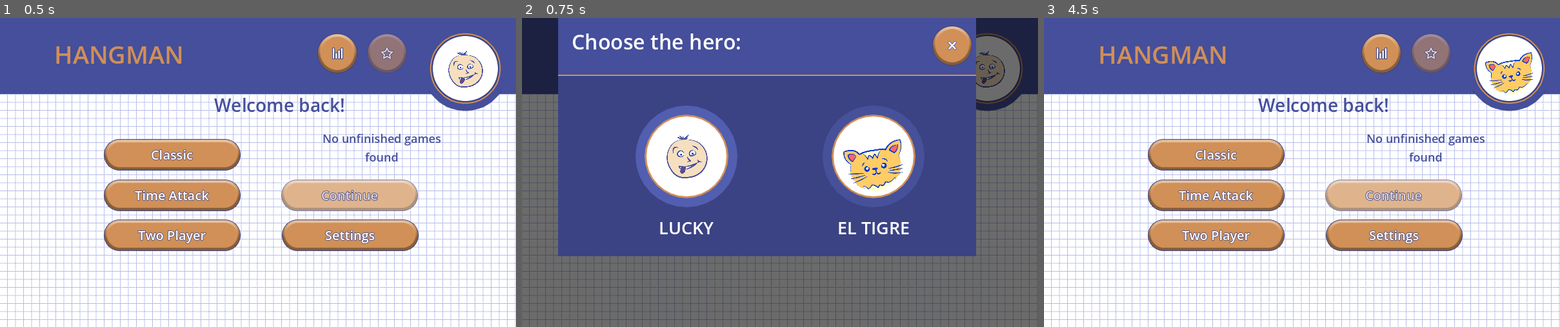
Above: before the commit, frames 1-3 (left to right).
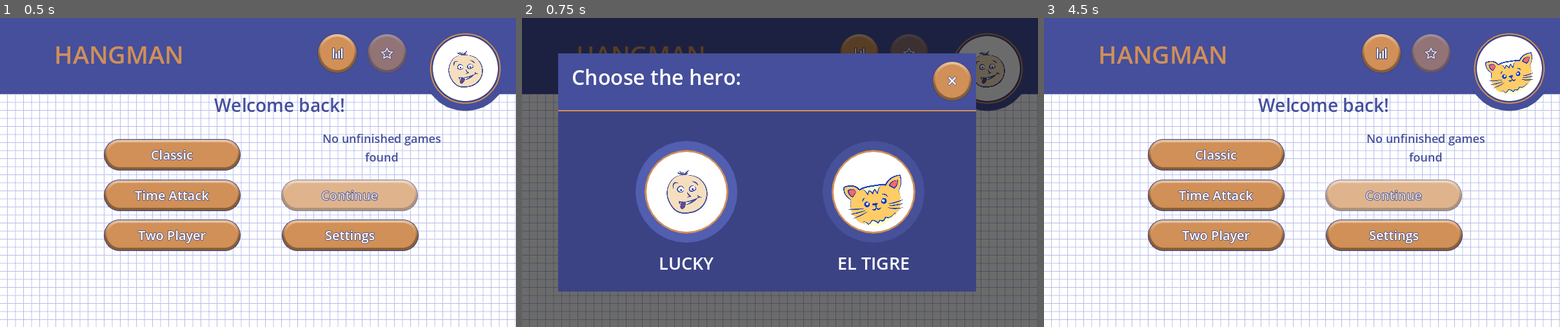
Above: after the commit, the same moments.

Repository: trinarr/hangman20_godot
Game: Godot game, scene res://scenes/Main.tscn
Same seed, same stepped clock (60 frames per second), same inputs: the game is played once before the commit and once after it.
Inputs (mouse positions are in pixels of both pictures, inside the frame that each line leads up to):
- Up to frame 1 (0.5 s): no input
- Up to frame 2 (0.75 s): click (986, 70) at 0.5 s
- Up to frame 3 (4.5 s): click (1209, 172) at 1.27 s; click (1508, 70) at 2 s; click (1209, 206) at 2.77 s; click (1508, 70) at 3.5 s; click (1394, 172) at 4.27 s

Frame 1 is identical in both runs. In frame 2, 32% of the frame differs, in the area x 7-88%, y 0-89%; in frame 3, nothing differs.

Commit message:
Полишинг фичей

Diff:
--- a/localization/translations.csv
+++ b/localization/translations.csv
@@ -38,7 +38,7 @@
 HINTS_LABEL,Подсказки:,Hints:
 RESULT_VICTORY,ПОБЕДА,VICTORY
 RESULT_DEFEAT,ПОРАЖЕНИЕ,DEFEAT
-RESULT_END,КОНЕЦ,THE END
+RESULT_END,КОНЕЦ ИГРЫ,GAME OVER
 UNAVAILABLE,НЕДОСТУПНО,UNAVAILABLE
 INPUT_WORD,Введите слово,Input the word
 VICTORIES,Побед,Victories
@@ -103,3 +103,4 @@
 CONTINUE_TWO_PLAYER,"Доиграть в режиме
 «Два игрока»","Continue in
 Two Player mode"
+FINAL_SCORE,Итоговые очки:,Final score:
--- a/scripts/core/game_session.gd
+++ b/scripts/core/game_session.gd
@@ -314,13 +314,18 @@
 	GameState.save_game()
 	return result
 
-func finish_time_attack_timeout() -> Dictionary:
+func finish_time_attack_timeout(timed_out: bool = true) -> Dictionary:
+	var final_score: int = int(GameState.current_score)
 	var result := {
-		"title": Database.tr_text(39, "THE END"),
-		"lines": [Database.tr_text(51, "Time's up!")]
+		"title": Database.tr_text(39, "GAME OVER"),
+		"lines": [],
+		"time_attack_finished": true,
+		"final_score": final_score
 	}
-	if int(GameState.current_score) > int(GameState.records[2][2]):
-		GameState.records[2][2] = int(GameState.current_score)
+	if timed_out:
+		result["lines"].append(Database.tr_text(51, "Time's up!"))
+	if final_score > int(GameState.records[2][2]):
+		GameState.records[2][2] = final_score
 		result["lines"].append(Database.tr_text(64, "New record!"))
 	GameState.records[2][0] = 0
 	GameState.time_attack_round = 1
--- a/scripts/main.gd
+++ b/scripts/main.gd
@@ -16,6 +16,7 @@
 const FLASH_STAGE_TEXTURE_SCRIPT: GDScript = preload("res://scripts/ui/flash_stage_texture.gd")
 const FLASH_STAGE_HORIZONTAL_FILL_SCRIPT: GDScript = preload("res://scripts/ui/flash_stage_horizontal_fill.gd")
 const FLASH_STAGE_TEXTURE_FILL_SCRIPT: GDScript = preload("res://scripts/ui/flash_stage_texture_fill.gd")
+const POPUP_STAGE_CENTER_SCRIPT: GDScript = preload("res://scripts/ui/popup_stage_center.gd")
 
 const MAIN_BUTTON_NORMAL: Texture2D = preload("res://flash_assets/user_main_button_21.png")
 const MAIN_BUTTON_PRESSED: Texture2D = preload("res://flash_assets/user_main_button_23.png")
@@ -182,6 +183,15 @@
 	content.add_child(blocker)
 	blocker.set_anchors_and_offsets_preset(Control.PRESET_FULL_RECT)
 
+func _center_popup_content(popup_root: Control, popup_top: float, popup_bottom: float) -> Control:
+	var centered_content: Control = POPUP_STAGE_CENTER_SCRIPT.new() as Control
+	centered_content.name = "CenteredPopupStage"
+	centered_content.mouse_filter = Control.MOUSE_FILTER_PASS
+	centered_content.set("popup_top", popup_top)
+	centered_content.set("popup_bottom", popup_bottom)
+	popup_root.add_child(centered_content)
+	return centered_content
+
 func _stage_texture_button(rect: Rect2, callable: Callable, normal_texture: Texture2D, pressed_texture: Texture2D, text: String = "", font_size: int = 20, disabled: bool = false, disabled_texture: Texture2D = null, disabled_overlay_alpha: float = 0.32) -> Control:
 	var button: Control = FLASH_STAGE_TEXTURE_BUTTON_SCRIPT.new() as Control
 	button.mouse_filter = Control.MOUSE_FILTER_STOP
@@ -391,6 +401,7 @@
 	content = popup_root
 
 	_add_fullscreen_modal_backdrop(Callable(self, "_remove_character_select_popup"))
+	content = _center_popup_content(popup_root, 0.0, 370.0)
 
 	var popup_x: float = 56.0
 	var popup_width: float = 648.0
@@ -473,6 +484,7 @@
 	content = popup_root
 
 	_add_fullscreen_modal_backdrop(Callable(self, "_remove_settings_popup"))
+	content = _center_popup_content(popup_root, 0.0, 370.0)
 
 	var popup_x: float = 56.0
 	var popup_width: float = 648.0
@@ -576,6 +588,7 @@
 	content = popup_root
 
 	_add_fullscreen_modal_backdrop(Callable(self, "_remove_about_popup"), 0.38)
+	content = _center_popup_content(popup_root, 0.0, 370.0)
 
 	var popup_x: float = 56.0
 	var popup_width: float = 648.0
@@ -759,6 +772,7 @@
 	content = popup_root
 
 	_add_fullscreen_modal_backdrop(Callable(self, "_remove_clear_theme_popup"))
+	content = _center_popup_content(popup_root, 92.0, 336.0)
 	var popup_x: float = 160.0
 	var popup_width: float = 480.0
 	var header := _stage_panel(Rect2(popup_x, 92.0, popup_width, 82.0), Color(0.2706, 0.3098, 0.6078, 1.0))
@@ -806,6 +820,7 @@
 	content = popup_root
 
 	_add_fullscreen_modal_backdrop(Callable(self, "_remove_difficulty_popup"))
+	content = _center_popup_content(popup_root, 0.0, 250.0)
 
 	var popup_x: float = 40.0
 	var popup_width: float = 720.0
@@ -927,6 +942,7 @@
 	content = popup_root
 
 	_add_fullscreen_modal_backdrop(Callable(self, "_remove_time_attack_popup"))
+	content = _center_popup_content(popup_root, 0.0, 340.0)
 
 	var popup_x: float = 70.0
 	var popup_width: float = 660.0
@@ -957,7 +973,7 @@
 	description_label.vertical_alignment = VERTICAL_ALIGNMENT_CENTER
 	description_label.clip_text = true
 
-	var record_text: String = tr("RECORD_LABEL") + " " + str(int(GameState.records[2][1]))
+	var record_text: String = tr("RECORD_LABEL") + " " + str(int(GameState.records[2][2]))
 	var record_label := _stage_label(Rect2(popup_x + 54.0, 275.0, 240.0, 38.0), record_text, 21, Color.WHITE, HORIZONTAL_ALIGNMENT_LEFT)
 	record_label.clip_text = false
 	_stage_main_button(Rect2(popup_x + 333.0, 276.0, MENU_BUTTON_SIZE.x, MENU_BUTTON_SIZE.y), Callable(self, "_start_time_attack_from_popup"), tr("START"), 20)
@@ -1211,6 +1227,7 @@
 	content = popup_root
 
 	_add_fullscreen_modal_backdrop(Callable(self, "_save_and_close_custom_comment_popup"))
+	content = _center_popup_content(popup_root, 40.0, 358.0)
 	var header := _stage_panel(Rect2(70.0, 40.0, 660.0, 82.0), Color(0.2706, 0.3098, 0.6078, 1.0))
 	header.mouse_filter = Control.MOUSE_FILTER_STOP
 	var body := _stage_panel(Rect2(70.0, 122.0, 660.0, 236.0), Color(0.2314, 0.2627, 0.5176, 1.0))
@@ -1403,9 +1420,12 @@
 
 func _game_header_action() -> void:
 	if GameState.current_mode == 1:
+		# The square button ends the whole Time Attack session immediately.
+		# This is different from losing a single word: the final result screen
+		# cannot be continued and shows the session's final score.
 		game_finished = true
 		last_result_is_win = false
-		last_result_data = GameSession.finish_time_attack_timeout()
+		last_result_data = GameSession.finish_time_attack_timeout(false)
 		game_timer.stop()
 		show_result_screen(false, last_result_data)
 	elif GameState.current_mode == 2:
@@ -1526,12 +1546,21 @@
 
 	hero_static_symbol = _stage_symbol(_hero_symbol_path(), Vector2(26.0, 324.0), _hero_animation_time(), HERO_MOV_IDLE_FRAME_TIME) as FlashStageSymbol
 
-	# The result title must never depend on an optional/empty value in `data`.
-	# Draw it in its own high z-index holder and disable clipping so the large
-	# Cyrillic glyphs are always visible, exactly like the original Flash text.
-	var title: String = Database.tr_text(37 if is_win else 38, "VICTORY" if is_win else "DEFEAT").strip_edges()
-	if title == "":
-		title = "VICTORY" if is_win else "DEFEAT"
+	# A completed Time Attack session has its own final result state. It is not
+	# a normal defeat and therefore uses "Game over" instead of "Defeat".
+	var time_attack_finished: bool = (
+		GameState.current_mode == 1
+		and bool(data.get("time_attack_finished", false))
+	)
+	var title: String
+	if time_attack_finished:
+		title = str(data.get("title", Database.tr_text(39, "GAME OVER"))).strip_edges()
+		if title == "":
+			title = Database.tr_text(39, "GAME OVER")
+	else:
+		title = Database.tr_text(37 if is_win else 38, "VICTORY" if is_win else "DEFEAT").strip_edges()
+		if title == "":
+			title = "VICTORY" if is_win else "DEFEAT"
 	var title_label := _stage_label(Rect2(365.0, 128.0, 365.0, 72.0), title, 42, Color(0.8157, 0.5647, 0.3412), HORIZONTAL_ALIGNMENT_CENTER)
 	title_label.clip_text = false
 	title_label.vertical_alignment = VERTICAL_ALIGNMENT_CENTER
@@ -1541,10 +1570,23 @@
 		title_holder.z_index = 30
 	_apply_result_text_glow(title_label, Color.WHITE, 3)
 
-	var result_message: String = _result_message(is_win, data)
-	var message_label := _stage_label(Rect2(395.0, 193.0, 307.0, 67.0), result_message, 21, Color(0.2706, 0.3098, 0.6078), HORIZONTAL_ALIGNMENT_CENTER)
-	message_label.vertical_alignment = VERTICAL_ALIGNMENT_TOP
-	_apply_result_text_glow(message_label, Color.WHITE, 2)
+	if time_attack_finished:
+		var final_score: int = int(data.get("final_score", GameState.current_score))
+		var final_score_text: String = Database.tr_key(&"FINAL_SCORE", "Final score:") + " " + str(final_score)
+		var final_score_label := _stage_label(Rect2(395.0, 198.0, 307.0, 38.0), final_score_text, 24, Color(0.2706, 0.3098, 0.6078), HORIZONTAL_ALIGNMENT_CENTER)
+		final_score_label.vertical_alignment = VERTICAL_ALIGNMENT_CENTER
+		_apply_result_text_glow(final_score_label, Color.WHITE, 2)
+
+		var final_details: String = _result_data_lines(data)
+		if final_details != "":
+			var details_label := _stage_label(Rect2(395.0, 241.0, 307.0, 54.0), final_details, 19, Color(0.2706, 0.3098, 0.6078), HORIZONTAL_ALIGNMENT_CENTER)
+			details_label.vertical_alignment = VERTICAL_ALIGNMENT_TOP
+			_apply_result_text_glow(details_label, Color.WHITE, 2)
+	else:
+		var result_message: String = _result_message(is_win, data)
+		var message_label := _stage_label(Rect2(395.0, 193.0, 307.0, 67.0), result_message, 21, Color(0.2706, 0.3098, 0.6078), HORIZONTAL_ALIGNMENT_CENTER)
+		message_label.vertical_alignment = VERTICAL_ALIGNMENT_TOP
+		_apply_result_text_glow(message_label, Color.WHITE, 2)
 
 	var theme_label := _stage_label(Rect2(395.0, 306.0, 307.0, 30.0), _result_theme_label(), 21, Color(0.2706, 0.3098, 0.6078), HORIZONTAL_ALIGNMENT_CENTER)
 	_apply_result_text_glow(theme_label, Color.WHITE, 2)
@@ -1558,20 +1600,29 @@
 			left_label.add_theme_color_override("font_color", Color.WHITE)
 	_stage_main_button(Rect2(435.0, 404.0, MENU_BUTTON_SIZE.x, MENU_BUTTON_SIZE.y), Callable(self, "_result_right_action"), _result_right_button_text(), 18)
 
+	# Keep the HUD between ordinary Time Attack rounds, but remove it after the
+	# entire session has been ended manually or by the timer reaching zero.
+	if GameState.current_mode == 1 and !time_attack_finished:
+		_stage_time_attack_hud()
+
 func _spaced_result_word(word: String) -> String:
 	var characters := PackedStringArray()
 	for i in range(word.length()):
 		characters.append(word.substr(i, 1))
 	return " ".join(characters)
 
-func _result_message(is_win: bool, data: Dictionary) -> String:
+func _result_data_lines(data: Dictionary) -> String:
 	var lines := PackedStringArray()
 	for line in Array(data.get("lines", [])):
 		var value: String = str(line).strip_edges()
 		if value != "":
 			lines.append(value)
-	if !lines.is_empty():
-		return "\n".join(lines)
+	return "\n".join(lines)
+
+func _result_message(is_win: bool, data: Dictionary) -> String:
+	var data_lines: String = _result_data_lines(data)
+	if data_lines != "":
+		return data_lines
 	return Database.tr_text(49 if is_win else 50, "Keep going!" if is_win else "You can do better!")
 
 func _result_theme_label() -> String:
@@ -1586,10 +1637,18 @@
 
 func _result_right_button_text() -> String:
 	if GameState.current_mode == 1:
+		if _is_time_attack_finished_result():
+			return Database.tr_text(10, "Restart")
 		return Database.tr_text(4, "Continue")
 	if GameSession.theme_id < 0:
 		return Database.tr_text(10, "Restart")
 	return Database.tr_text(4, "Continue")
+
+func _is_time_attack_finished_result() -> bool:
+	return (
+		GameState.current_mode == 1
+		and bool(last_result_data.get("time_attack_finished", false))
+	)
 
 func _result_left_action() -> void:
 	if GameState.current_mode == 1:
@@ -1599,7 +1658,7 @@
 
 func _result_right_action() -> void:
 	if GameState.current_mode == 1:
-		if GameState.current_time_left <= 0:
+		if _is_time_attack_finished_result() or GameState.current_time_left <= 0:
 			start_time_attack()
 		else:
 			_continue_time_attack()
@@ -1644,6 +1703,7 @@
 	content = popup_root
 
 	_add_fullscreen_modal_backdrop(Callable(self, "_remove_records_popup"))
+	content = _center_popup_content(popup_root, 0.0, 370.0)
 
 	var popup_x: float = 56.0
 	var popup_width: float = 648.0
@@ -1746,6 +1806,7 @@
 	# the dimmer reproduces PoiasnOk.ExtMouseClick() and closes the dialog when
 	# the user clicks outside the blue popup window.
 	_add_fullscreen_modal_backdrop(Callable(self, "_remove_word_comment_popup"))
+	content = _center_popup_content(popup_root, 0.0, 366.0)
 
 	var popup_x: float = 56.0
 	var popup_width: float = 648.0
--- /dev/null
+++ b/scripts/ui/popup_stage_center.gd
@@ -0,0 +1,37 @@
+class_name PopupStageCenter
+extends Control
+
+const STAGE_SIZE: Vector2 = Vector2(800.0, 480.0)
+
+var popup_top: float = 0.0:
+	set(value):
+		popup_top = value
+		_sync_to_viewport()
+
+var popup_bottom: float = 0.0:
+	set(value):
+		popup_bottom = value
+		_sync_to_viewport()
+
+func _ready() -> void:
+	set_anchors_preset(Control.PRESET_TOP_LEFT)
+	mouse_filter = Control.MOUSE_FILTER_PASS
+	if !get_viewport().size_changed.is_connected(_sync_to_viewport):
+		get_viewport().size_changed.connect(_sync_to_viewport)
+	_sync_to_viewport()
+
+func _exit_tree() -> void:
+	if get_viewport() != null and get_viewport().size_changed.is_connected(_sync_to_viewport):
+		get_viewport().size_changed.disconnect(_sync_to_viewport)
+
+func _sync_to_viewport() -> void:
+	if !is_inside_tree():
+		return
+	var viewport_size: Vector2 = get_viewport_rect().size
+	if viewport_size.x <= 0.0 or viewport_size.y <= 0.0:
+		return
+	var fit_scale: float = min(viewport_size.x / STAGE_SIZE.x, viewport_size.y / STAGE_SIZE.y)
+	var centered_stage_shift: float = (STAGE_SIZE.y - popup_top - popup_bottom) * 0.5
+	position = Vector2(0.0, centered_stage_shift * fit_scale)
+	size = viewport_size
+	custom_minimum_size = viewport_size
Binary file changed: localization/translations.en.translation
Binary file changed: localization/translations.ru.translation
Not shown, added: scripts/ui/popup_stage_center.gd.uid
